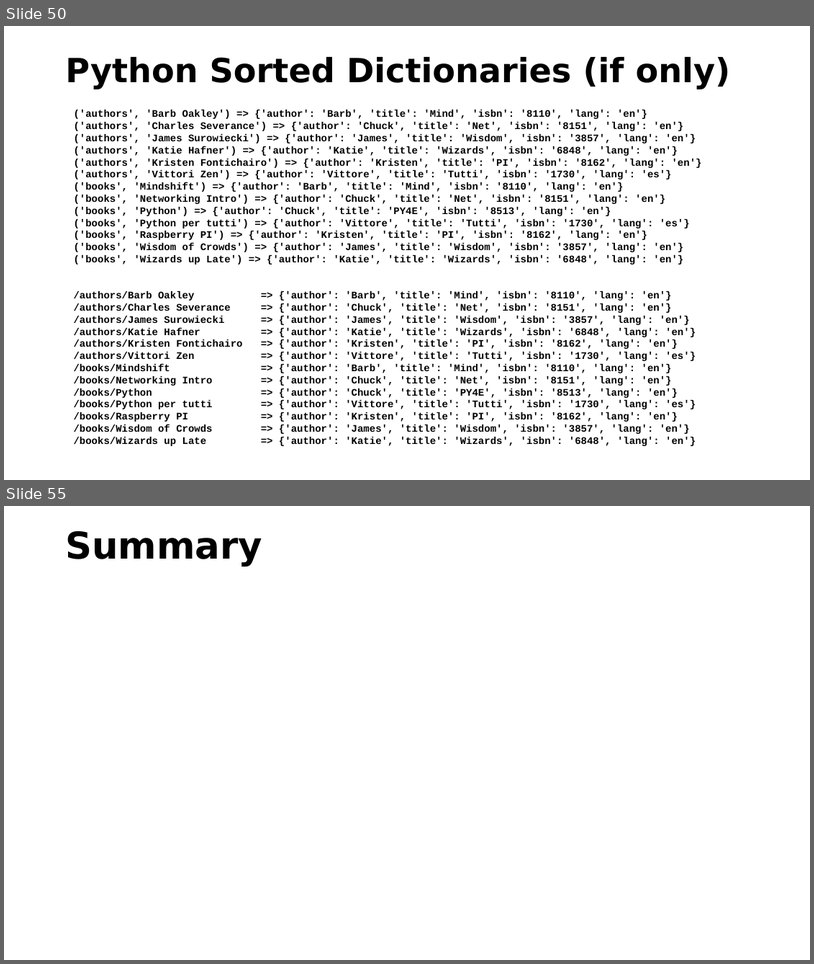
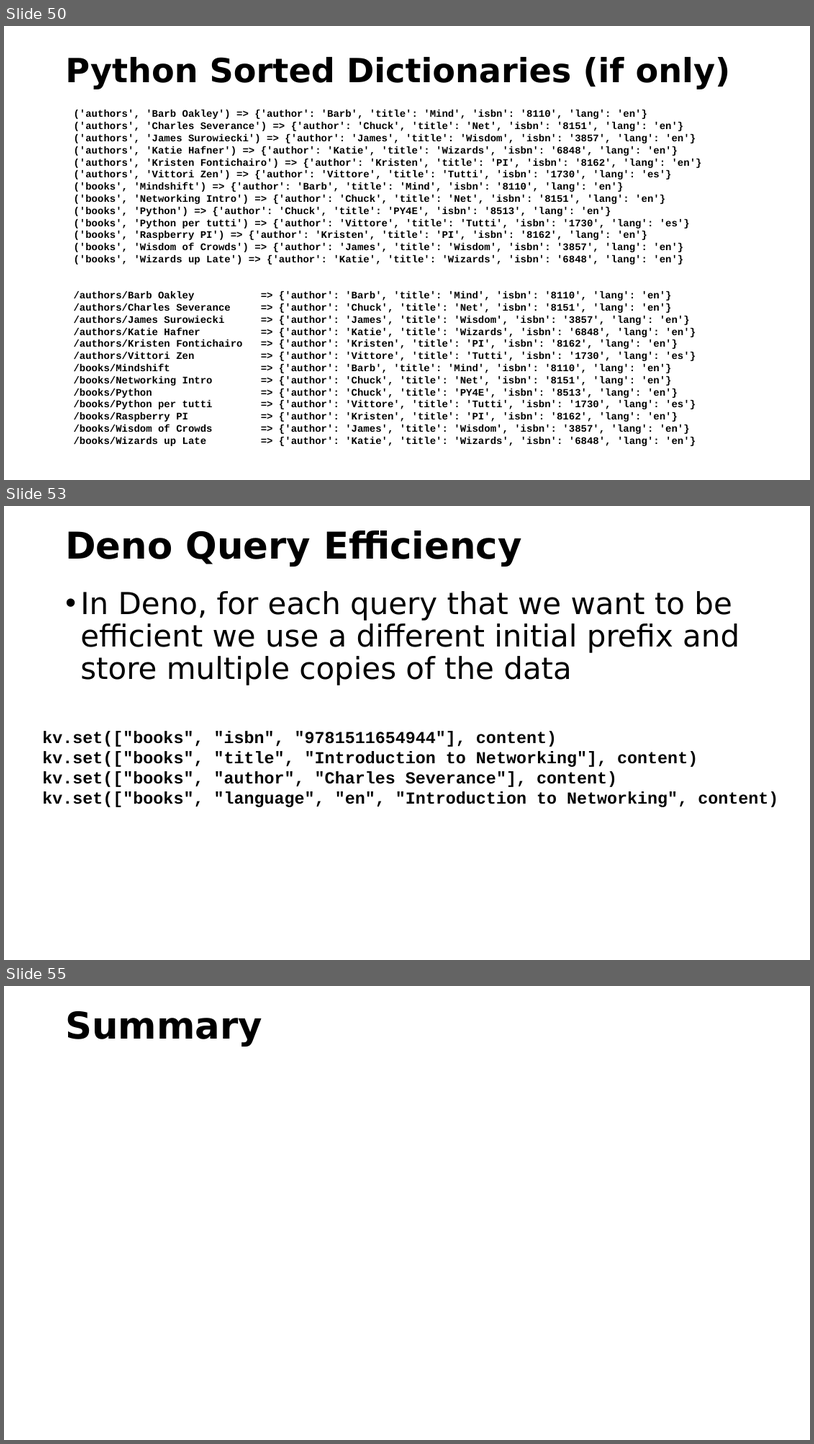
Before and after one commit to csev/pg4e, a slide deck: lectures/07-DenoKV.pptx. Shown one above the other, each under a label of ours: slides 50 and 55 before the commit, slides 50, 53 and 55 after it; the slides between them are not shown. The pictures are 814x964 and 814x1444 pixels, drawn with LibreOffice and Linux fonts; fonts in the diff are those of the drawing. Boxes give left, top, right and bottom in pixels: in the first picture for what was removed or moved away, otherwise in the second. Text is boxed around its words. In the diff, an @@ line names an element or a change of style, - is before the commit and + after.

```diff
--- a/lectures/07-DenoKV.pptx
+++ b/lectures/07-DenoKV.pptx
@@ slide 53 added at <box>4,506,810,960</box>, background #FFFFFF @@
@@ title added at <box>65,530,522,566</box>, 44 pt, text #000000, bold @@
+Deno Query Efficiency
@@ text added at <box>80,591,740,685</box>, 36 pt, text #000000 @@
+• In Deno, for each query that we want to be efficient we use a different initial prefix and store multiple copies of the data
@@ text added at <box>42,731,779,807</box>, 20 pt, text #000000, bold @@
+kv.set(["books", "isbn", "9781511654944"], content)
+kv.set(["books", "title", "Introduction to Networking"], content)
+kv.set(["books", "author", "Charles Severance"], content)
+kv.set(["books", "language", "en", "Introduction to Networking", content)
```
Also in this commit, not shown: 3 slides changed, 2 other slides added, 3 slides removed.
